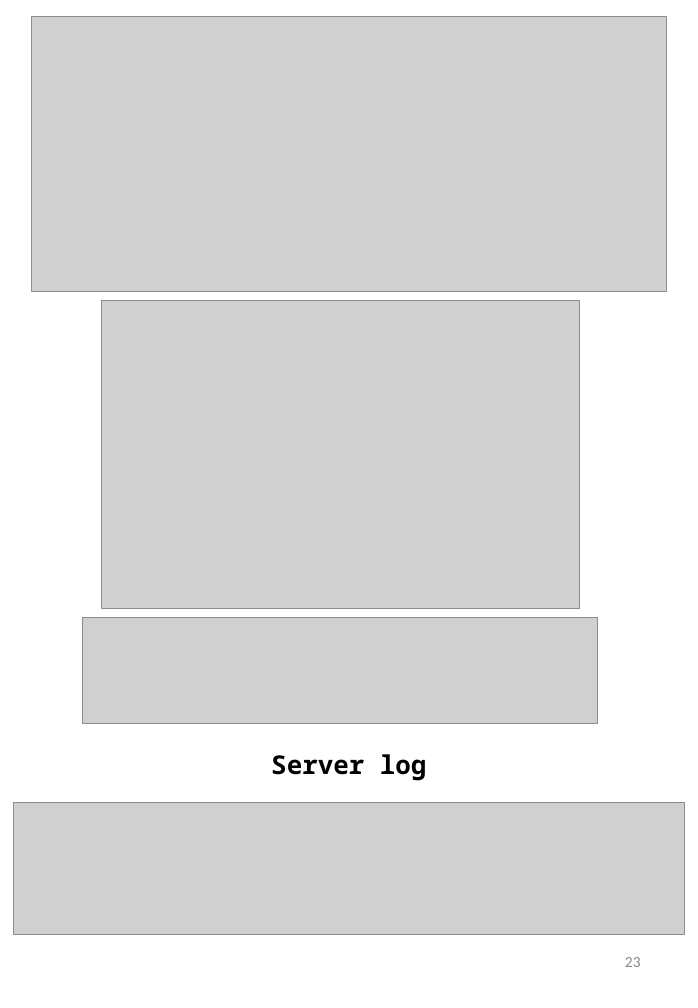
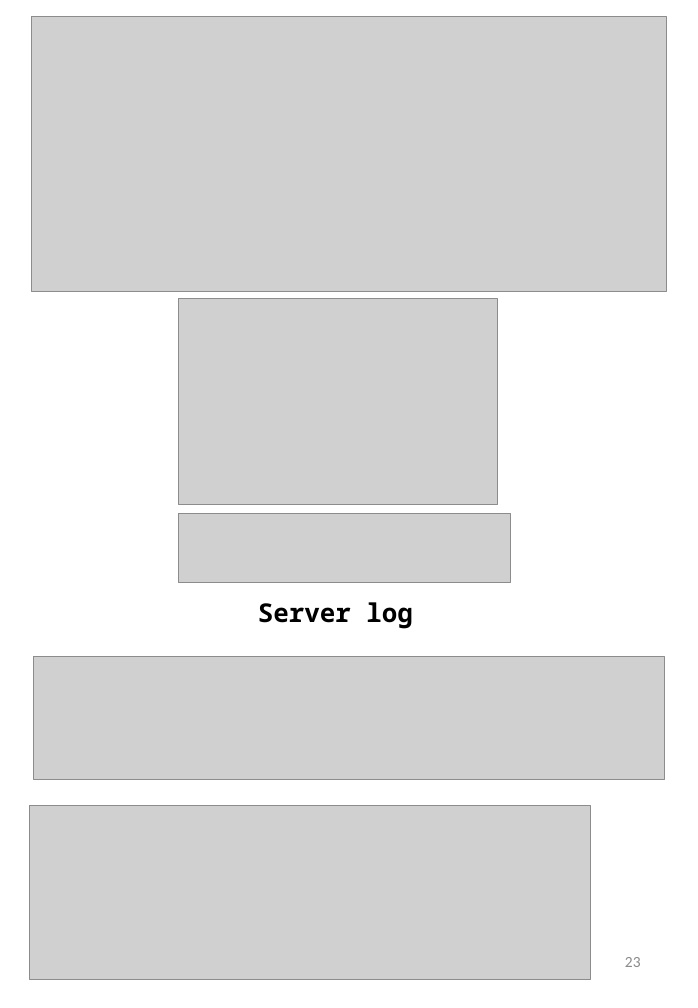
Before and after one commit to Agentgilspy/Food-Ordering-Website, a slide deck: slide 25 of ICT-171 Documentation.pptx. Drawn at 698x1008 pixels with LibreOffice and Linux fonts; fonts in the diff are those of the drawing; grey boxes stand for pictures. Boxes give left, top, right and bottom in pixels: in the first picture for what was removed or moved away, otherwise in the second. Text is boxed around its words. In the diff, an @@ line names an element or a change of style, - is before the commit and + after.

```diff
--- a/ICT-171 Documentation.pptx
+++ b/ICT-171 Documentation.pptx
@@ picture: place and size @@
-picture at [101,300,580,609]
+picture at [179,299,497,504]
@@ picture: place and size @@
-picture at [83,617,597,724]
+picture at [179,514,511,583]
@@ text "Server log": place and size @@
-text "Server log" at [271,754,427,781]
+text "Server log" at [258,602,413,629]
@@ picture: place and size @@
-picture at [13,803,684,934]
+picture at [34,656,664,780]
@@ picture added at [30,806,590,981] @@
```
Also in this commit, not shown: 2 other slides changed.
